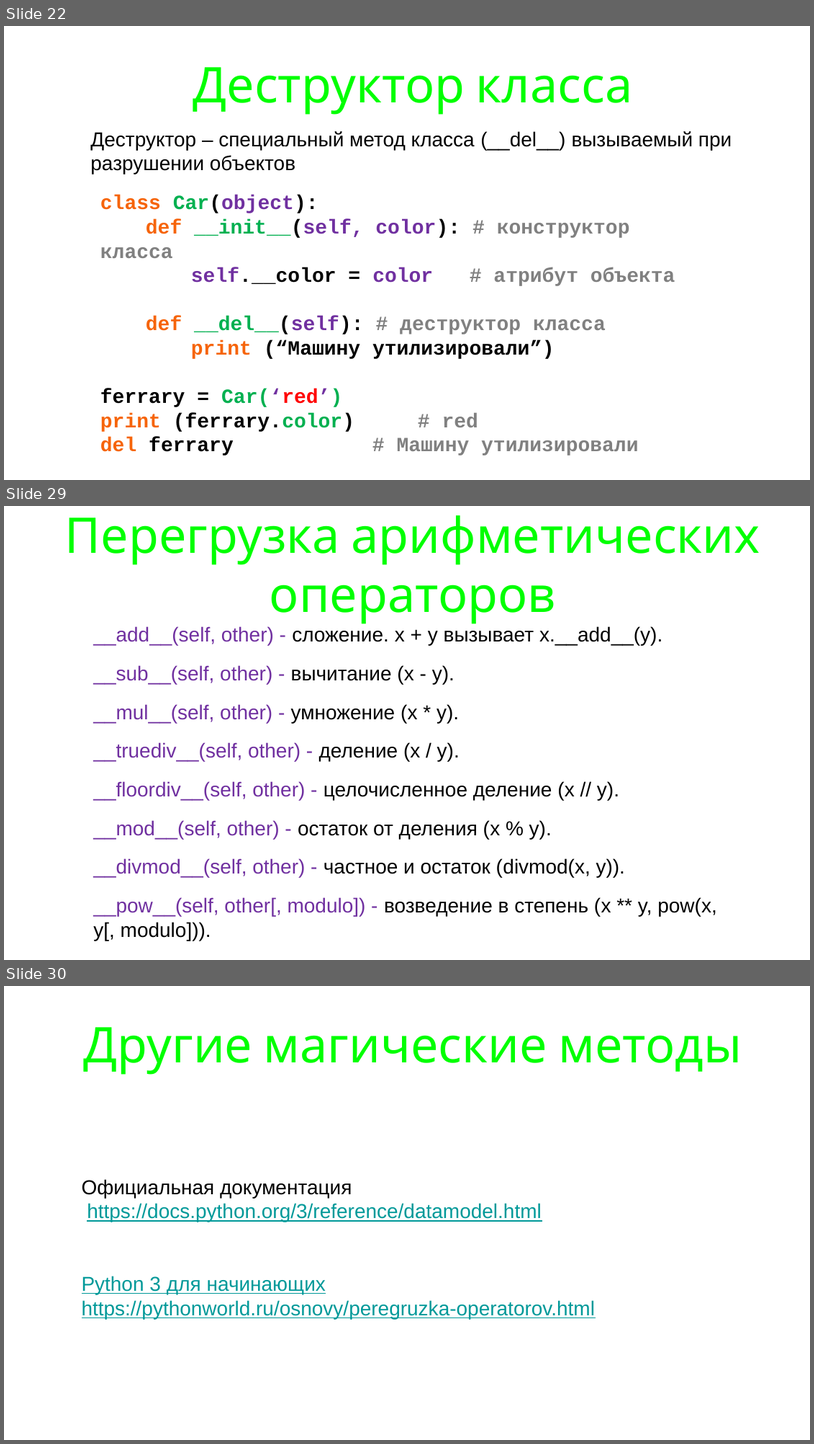
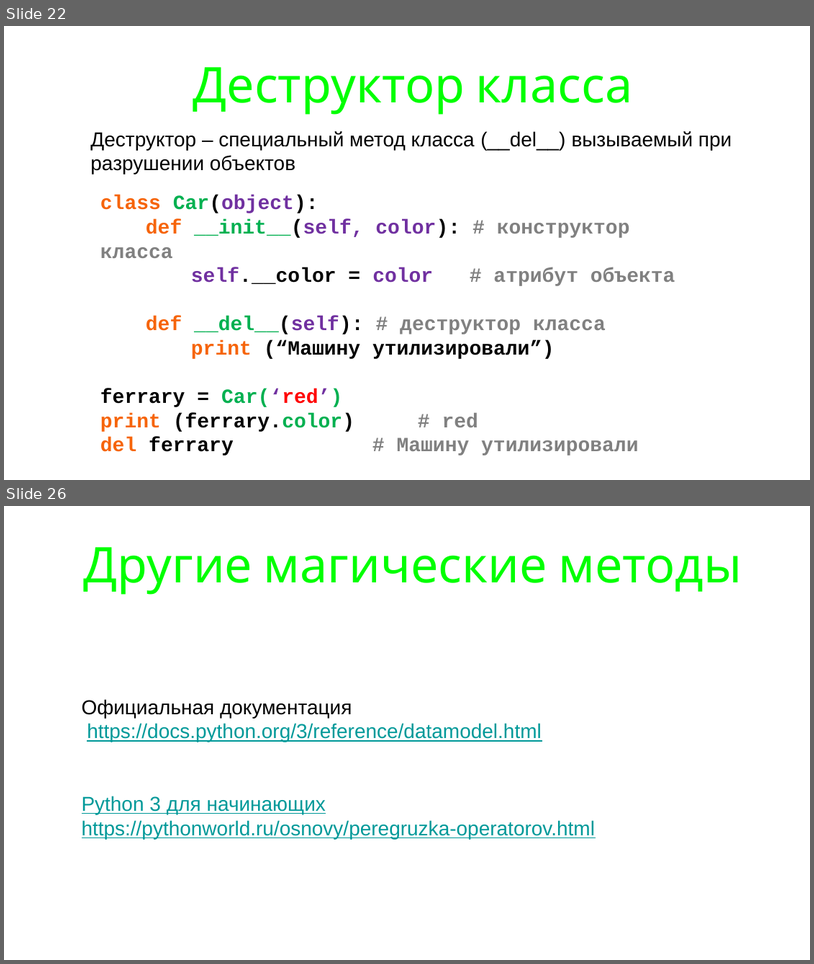
Before and after one commit to maxchv/LearnPython, a slide deck: week08/oop.pptx. Shown one above the other, each under a label of ours: slides 22, 29 and 30 before the commit, slides 22 and 26 after it; the slides between them are not shown. The pictures are 814x1444 and 814x964 pixels, drawn with LibreOffice and Linux fonts; fonts in the diff are those of the drawing. Boxes give left, top, right and bottom in pixels: in the first picture for what was removed or moved away, otherwise in the second. Text is boxed around its words. In the diff, an @@ line names an element or a change of style, - is before the commit and + after.

```diff
--- a/week08/oop.pptx
+++ b/week08/oop.pptx
@@ slide 29 removed at <box>4,506,810,960</box>, background #FFFFFF @@
@@ title removed at <box>65,515,761,624</box> @@
-Перегрузка арифметических операторов
@@ text removed at <box>93,626,717,940</box> @@
-__add__(self, other) - сложение. x + y вызывает x.__add__(y).
-__sub__(self, other) - вычитание (x - y).
-__mul__(self, other) - умножение (x * y).
-__truediv__(self, other) - деление (x / y).
-__floordiv__(self, other) - целочисленное деление (x // y).
-__mod__(self, other) - остаток от деления (x % y).
-__divmod__(self, other) - частное и остаток (divmod(x, y)).
-__pow__(self, other[, modulo]) - возведение в степень (x ** y, pow(x, y[, modulo])).
@@ what was slide 30 is now slide 26 @@
```
Also in this commit, not shown: 1 slide changed, 3 slides added, 6 other slides removed, 5 other files.
